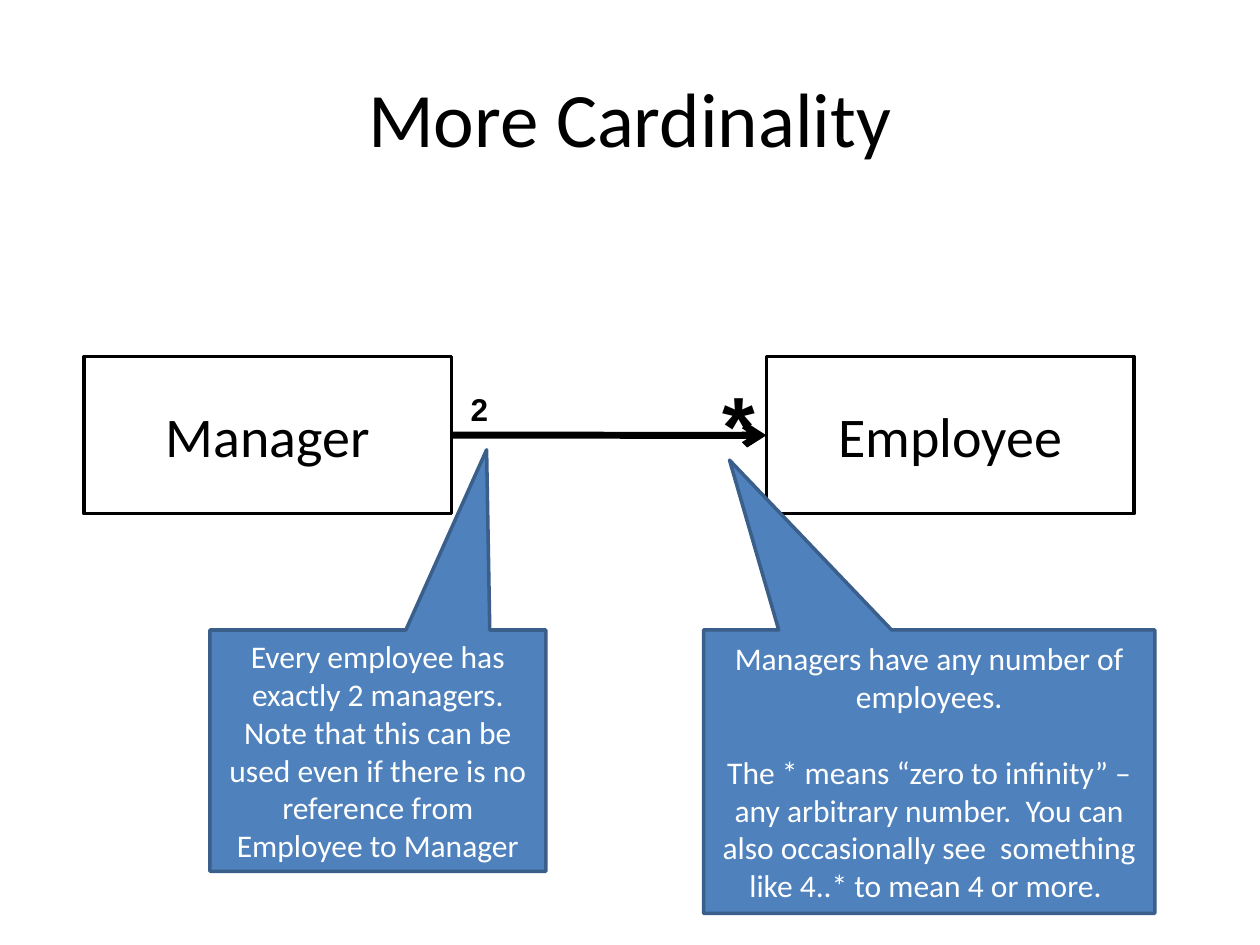
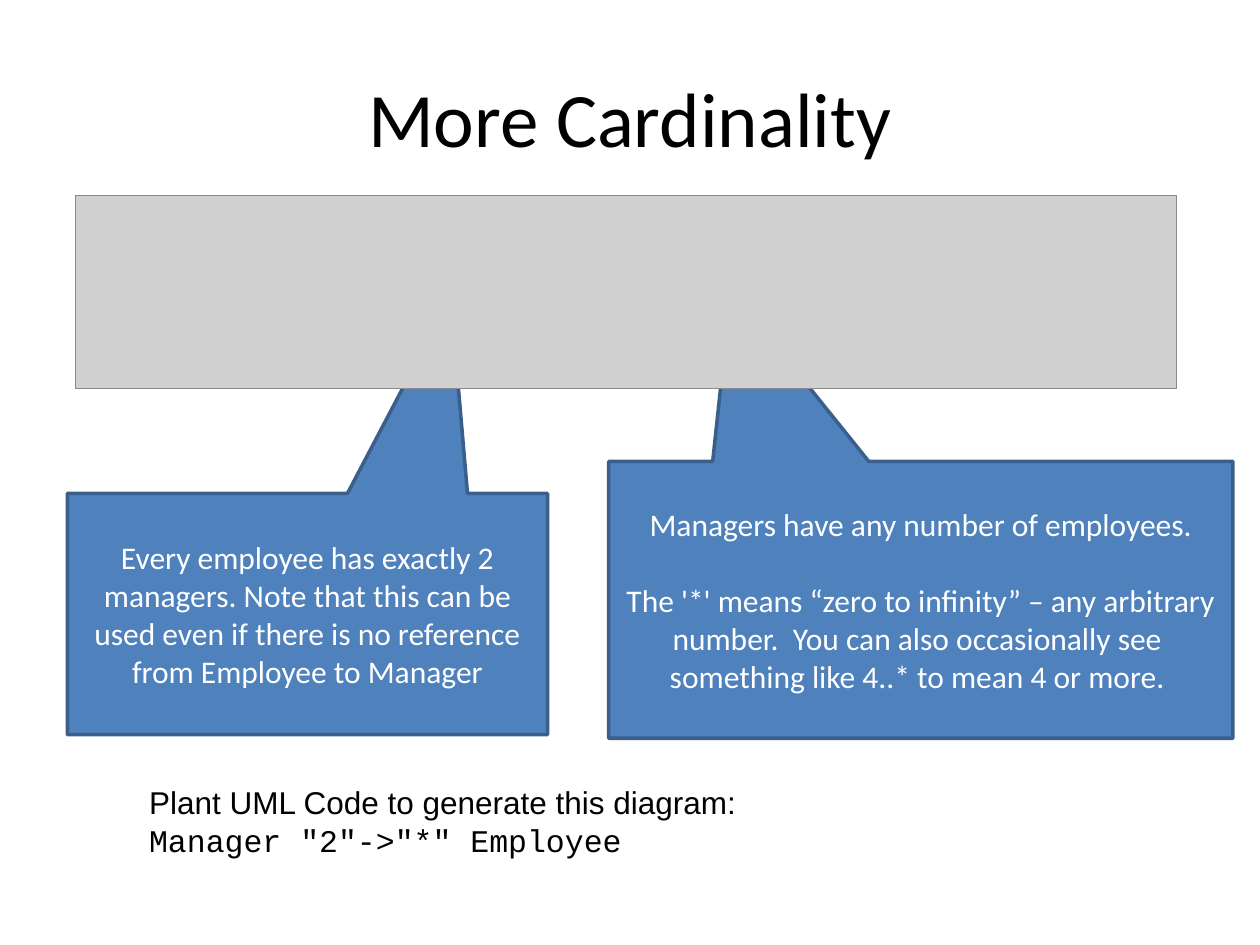
Before and after one commit to RHIT-CSSE/csse220, a slide deck: slide 5 of ClassMaterials/OOAndExceptions/Slides/OODFilesExceptions.pptx. Drawn at 1260x945 pixels with LibreOffice and Linux fonts; fonts in the diff are those of the drawing; grey boxes stand for pictures. Boxes give left, top, right and bottom in pixels: in the first picture for what was removed or moved away, otherwise in the second. Text is boxed around its words. In the diff, an @@ line names an element or a change of style, - is before the commit and + after.

```diff
--- a/ClassMaterials/OOAndExceptions/Slides/OODFilesExceptions.pptx
+++ b/ClassMaterials/OOAndExceptions/Slides/OODFilesExceptions.pptx
@@ picture added at bbox=[76, 195, 1177, 388] @@
@@ rectangle removed at bbox=[84, 357, 452, 514] @@
-Manager
@@ rectangle removed at bbox=[766, 357, 1134, 514] @@
-Employee
@@ text removed at bbox=[687, 367, 791, 480] @@
-*
@@ text removed at bbox=[471, 399, 489, 421] @@
-2
@@ freeform shape removed at bbox=[451, 435, 766, 435] @@
@@ speech box "Managers have any number of ..." at bbox=[609, 461, 1232, 738]: proportions changed @@
@@ speech box "Managers have any number of ...": place and size @@
-speech box "Managers have any number of ..." at bbox=[703, 630, 1154, 914]
+speech box "Managers have any number of ..." at bbox=[609, 461, 1232, 738]
@@ speech box "Every employee has exactly 2 ...": place and size @@
-speech box "Every employee has exactly 2 ..." at bbox=[210, 630, 547, 872]
+speech box "Every employee has exactly 2 ..." at bbox=[68, 494, 548, 736]
@@ speech box "Every employee has exactly 2 ..." at bbox=[68, 494, 548, 736]: proportions changed @@
@@ text in speech box at bbox=[626, 589, 1214, 694]: text changed @@
-The * means “zero to infinity” – any arbitrary number. You can also occasionally see something like 4..* to mean 4 or more.
+The '*' means “zero to infinity” – any arbitrary number. You can also occasionally see something like 4..* to mean 4 or more.
@@ text added at bbox=[149, 791, 735, 859], 18 pt, text #000000 @@
+Plant UML Code to generate this diagram:
+Manager "2"->"*" Employee
```
Also in this commit, not shown: 10 other slides changed, 8 slides added, 3 slides removed.
